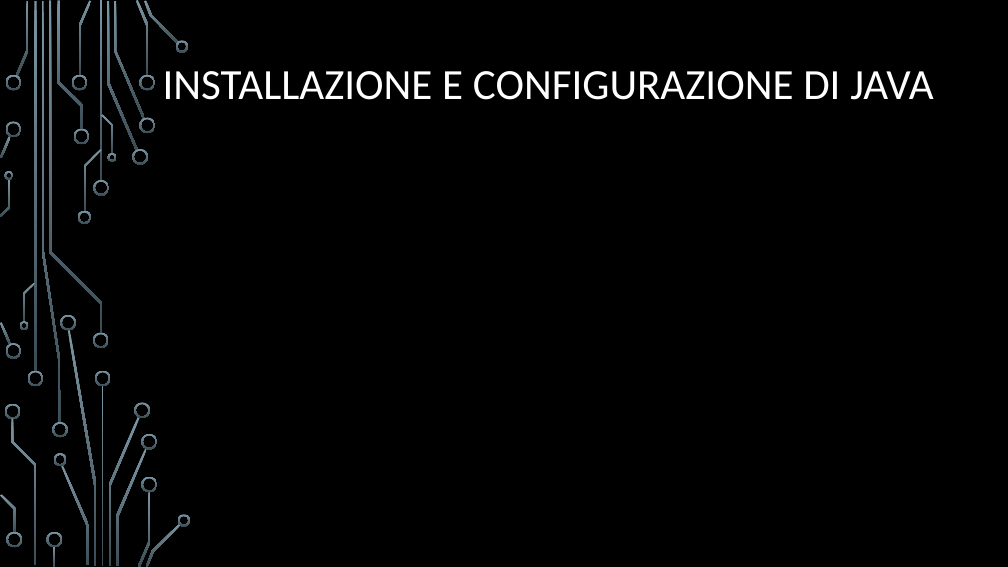
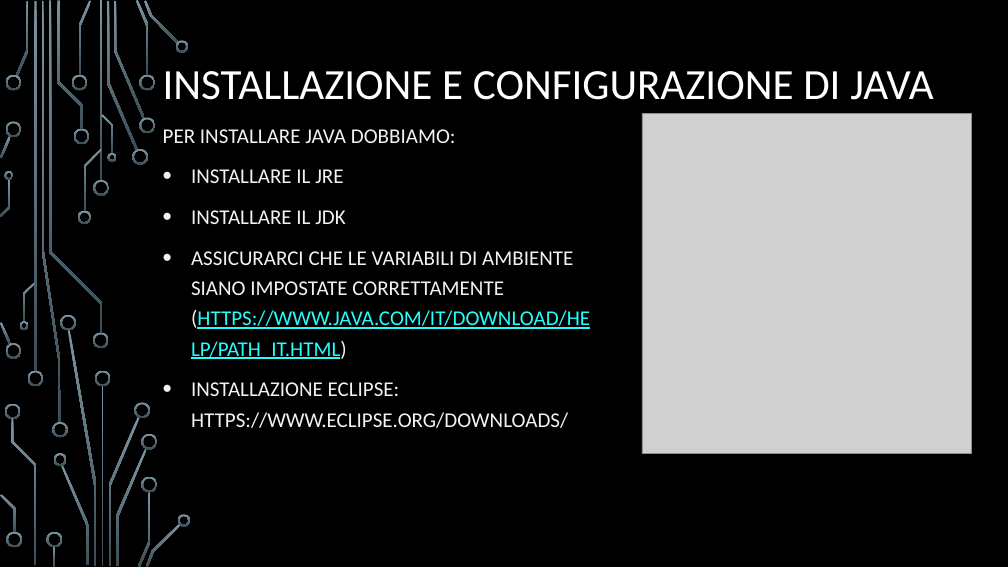
Before and after one commit to Eros-Capo/Corso-Java, a slide deck: slide 90 of Corso Java.pptx (slide 89 before the commit). Drawn at 1008x567 pixels with LibreOffice and Linux fonts; fonts in the diff are those of the drawing; grey boxes stand for pictures; background and template pictures are left out. Boxes give left, top, right and bottom in pixels: in the first picture for what was removed or moved away, otherwise in the second. Text is boxed around its words. In the diff, an @@ line names an element or a change of style, - is before the commit and + after.

```diff
--- a/Corso Java.pptx
+++ b/Corso Java.pptx
@@ picture added at [642,113,972,454] @@
@@ subtitle added at [163,129,590,428], 20 pt, text #F2F2F2 @@
+PER INSTALLARE JAVA DOBBIAMO:
+• INSTALLARE IL JRE
+• INSTALLARE IL JDK
+• ASSICURARCI CHE LE VARIABILI DI AMBIENTE SIANO IMPOSTATE CORRETTAMENTE (HTTPS://WWW.JAVA.COM/IT/DOWNLOAD/HELP/PATH_IT.HTML)
+• INSTALLAZIONE ECLIPSE: HTTPS://WWW.ECLIPSE.ORG/DOWNLOADS/
```
Also in this commit, not shown: 18 other slides changed, 6 slides added, 2 slides removed, 1 other file.
